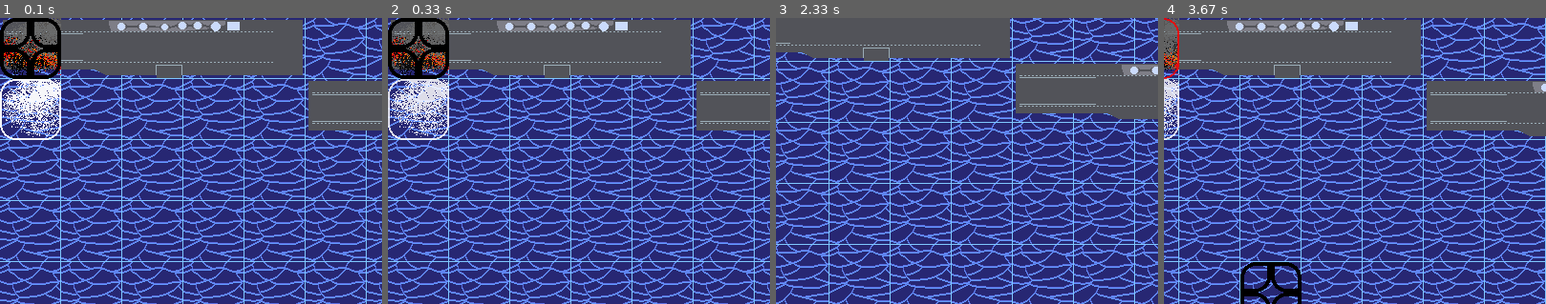
Above: before the commit, frames 1-4 (left to right).
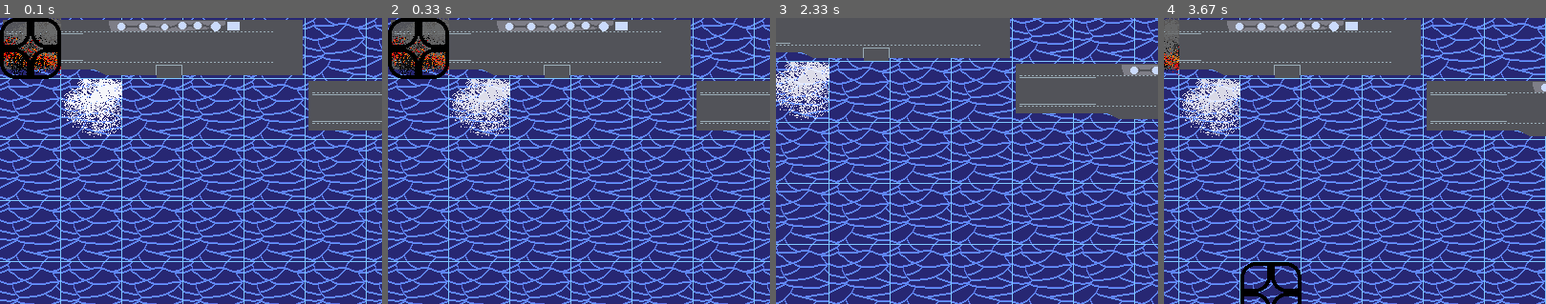
Above: after the commit, the same moments.

Repository: Tru-Dev/WWIIPacificFront
Game: pygame game, started from game/gamemodels.py
The game is run twice, just before and just after one commit, with the same random seed, the same clock (stepped at 60 frames per second) and the same inputs.
Inputs (mouse positions are % of the whole screen's width and height, from its top left):
- Up to frame 1 (0.1 s): no input
- Up to frame 2 (0.33 s): no input
- Up to frame 3 (2.33 s): hold Right 0.33-0.8 s; move the mouse to (46, 54) at 0.37 s; hold Up 0.83-1.13 s; move the mouse to (82, 47) at 0.87 s; hold Right 1.17-1.63 s; move the mouse to (26, 51) at 1.2 s; hold Left 1.67-2.2 s; move the mouse to (19, 35) at 1.7 s; hold Down from 2.23 s (still down); move the mouse to (65, 15) at 2.27 s
- Up to frame 4 (3.67 s): release Down at 2.53 s; hold Left 2.57-2.97 s; move the mouse to (62, 59) at 2.6 s; hold Up 3-3.37 s; move the mouse to (52, 16) at 3.03 s; hold Right from 3.4 s (still down); move the mouse to (14, 47) at 3.43 s
The pictures show only the part of the screen within x 0-50%, y 0-50%; the shares and areas given below are measured in that part.

The runs differ from the first frame. In frame 1, 3.4% of the frame differs, in the area x 0-32%, y 21-43%; in frame 2, 3.4%; in frame 3, 1.5%; in frame 4, 2.2%.

Commit message:
Main menu, some other changes

Diff:
--- a/game/gamemodels.py
+++ b/game/gamemodels.py
@@ -6,13 +6,12 @@
 '''
 
 from pathlib import Path
-from typing import Final, List, Tuple
+from typing import Final, List, Tuple, Union, overload
 from math import copysign
+from enum import IntFlag, auto
 
 import numpy as np
 import pygame
-from pygame.color import Color
-from pygame.cursors import sizer_y_strings
 import pygame.sprite
 import pygame.image
 import pygame.display
@@ -26,6 +25,17 @@
 
 TILE_SIZE: Final[int] = 64
 
+class OceanBGSegment(pygame.sprite.DirtySprite):
+    pass
+
+class MenuBackground(pygame.sprite.LayeredDirty):
+    def __init__(self) -> None:
+        super().__init__()
+        self.bg_base = pygame.image.load(
+            Path(__file__).parent.parent / 'assets' / 'img' / 'oceanbg.png'
+        )
+
+
 class Player:
     def __init__(self) -> None:
         pass
@@ -34,6 +44,15 @@
     pass
 
 class JapanPlayer(Player):
+    '''
+    Multiplayer-only Japan player
+    '''
+    pass
+
+class JapanCPUPlayer(Player):
+    '''
+    Regular Japan player
+    '''
     pass
 
 class SingleTileOverlay(pygame.sprite.DirtySprite):
@@ -74,7 +93,7 @@
         self.image = pygame.image.load(
             Path(__file__).parent.parent / 'assets' / 'img' / img_file
         ).convert()
-        self.image.set_colorkey(pygame.Color('#FF00FF'))
+        self.image.set_colorkey(pygame.Color('Magenta'))
         tx, ty = pos
         ox, oy = offset
         self.rect = self.image.get_rect().move(tx * TILE_SIZE, ty * TILE_SIZE)
@@ -82,7 +101,7 @@
 
         self.dirty = 2
 
-        bordercolor = Color('Red' if hit else 'White')
+        bordercolor = pygame.Color('Red' if hit else 'White')
         pygame.draw.rect(self.image, bordercolor, self.image.get_rect(), 2, 16)
 
     def update(self, *args, **kwargs) -> None:
@@ -92,37 +111,6 @@
         else:
             self.image.set_alpha(5 + mod_ticks // 8)
 
-class FiringGrid(pygame.sprite.DirtySprite):
-    def __init__(
-        self,
-        size: Tuple[int, int],
-        *groups: pygame.sprite.AbstractGroup,
-        layer: int=800,
-        offset: Tuple[int, int]=(0, 0)
-    ) -> None:
-        self._layer = layer
-        super().__init__(*groups)
-        w, h = size
-        ox, oy = offset
-        self.rect = pygame.Rect(ox, oy, w * TILE_SIZE, h * TILE_SIZE)
-        ckey = Color('Magenta')
-        self.hit_img = pygame.image.load(
-            Path(__file__).parent.parent / 'assets' / 'img' / 'hit.png'
-        )
-        self.hit_img.set_colorkey(ckey)
-        self.miss_img = pygame.image.load(
-            Path(__file__).parent.parent / 'assets' / 'img' / 'miss.png'
-        )
-        self.hit_img.set_colorkey(ckey)
-        self.hit_overlay = pygame.Surface((TILE_SIZE, TILE_SIZE))
-        self.hit_overlay.fill(ckey)
-        self.hit_overlay.set_colorkey(ckey)
-        pygame.draw.rect(self.hit_overlay, Color('Red'), self.hit_overlay.get_rect(), 2, 16)
-        self.miss_overlay = pygame.Surface((TILE_SIZE, TILE_SIZE))
-        self.miss_overlay.fill(ckey)
-        self.miss_overlay.set_colorkey(ckey)
-        pygame.draw.rect(self.miss_overlay, Color('White'), self.miss_overlay.get_rect(), 2, 16)
-
 class Ship(pygame.sprite.DirtySprite):
     def __init__(
         self,
@@ -132,12 +120,91 @@
         layer: int=10
     ):
         self._layer = layer
-        super().__init__(*groups)
         self.image = pygame.image.load(Path(__file__).parent.parent / 'assets' / 'img' / img_file)
         self.rect = self.image.get_rect()
         self.rect.topleft = pos
         self.rect.x *= TILE_SIZE
         self.rect.y *= TILE_SIZE
+        self.tile_rect = pygame.Rect(pos, (self.rect.w // TILE_SIZE, self.rect.h // TILE_SIZE))
+        super().__init__(*groups)
+
+class ShipGroup(pygame.sprite.Group):
+    def __init__(self, *sprites: Ship) -> None:
+        self.ship_tiles = {}
+        super().__init__(*sprites)
+
+    def add_internal(self, sprite: Ship) -> None:
+        super().add_internal(sprite)
+        self.ship_tiles.update({
+            (x, y): sprite
+                for x in range(sprite.tile_rect.left, sprite.tile_rect.right)
+                for y in range(sprite.tile_rect.top, sprite.tile_rect.bottom)
+        })
+
+class ShotStyle(IntFlag):
+    CLASSIC = auto()
+    CLEAN = auto()
+    BOTH = CLASSIC | CLEAN
+
+class FiringGrid(pygame.sprite.DirtySprite):
+    def __init__(
+        self,
+        size: Tuple[int, int],
+        style: ShotStyle,
+        ship_group: ShipGroup,
+        *groups: pygame.sprite.AbstractGroup,
+        layer: int=800,
+        offset: Tuple[int, int]=(0, 0)
+    ) -> None:
+        self._layer = layer
+        super().__init__(*groups)
+        w, h = size
+        ox, oy = offset
+        self.rect = pygame.Rect(ox, oy, w * TILE_SIZE, h * TILE_SIZE)
+        ckey = pygame.Color('Magenta')
+        self.image = pygame.Surface(self.rect.size)
+        self.image.fill(ckey)
+        self.image.set_colorkey(ckey)
+        self.hit_img = pygame.Surface((TILE_SIZE, TILE_SIZE))
+        self.hit_img.fill(ckey)
+        self.hit_img.set_colorkey(ckey)
+        self.miss_img = self.hit_img.copy()
+        if style & ShotStyle.CLASSIC:
+            self.hit_img.blit(pygame.image.load(
+                Path(__file__).parent.parent / 'assets' / 'img' / 'hit.png'
+            ), (0, 0))
+            self.miss_img.blit(pygame.image.load(
+                Path(__file__).parent.parent / 'assets' / 'img' / 'miss.png'
+            ), (0, 0))
+        if style & ShotStyle.CLEAN:
+            pygame.draw.rect(
+                self.hit_img, pygame.Color('Red'), self.hit_img.get_rect(), 2, 16
+            )
+            pygame.draw.rect(
+                self.miss_img, pygame.Color('White'), self.miss_img.get_rect(), 2, 16
+            )
+        self.style = style
+        self.ship_group = ship_group
+        self.shots = [[False for i in range(w)] for j in range(h)]
+        self.dirty = 2
+
+    def shoot(self, pos: Tuple[int, int]) -> bool:
+        x, y = pos
+        self.shots[y][x] = True
+        if pos in self.ship_group.ship_tiles:
+            self.image.blit(self.hit_img, (x * TILE_SIZE, y * TILE_SIZE))
+            return True
+        else:
+            self.image.blit(self.miss_img, (x * TILE_SIZE, y * TILE_SIZE))
+            return False
+
+    def update(self, *args, **kwargs) -> None:
+        mod_ticks = pygame.time.get_ticks() % 2000
+        if mod_ticks // 1000 == 0:
+            self.image.set_alpha(255 - mod_ticks // 8)
+        else:
+            self.image.set_alpha(5 + mod_ticks // 8)
+
 
 class Grid(pygame.sprite.DirtySprite):
     def __init__(self, width, height, pos_x, pos_y, color): #varibles grid has
@@ -371,35 +438,21 @@
 
     ui_group = pygame.sprite.LayeredDirty()
 
-    #Grid
-    # v1 = Grid(10, 420, 400, 310, (100,200,100))
-    # v2 = Grid(10, 420, 300, 310, (100,200,100))
-    # v3 = Grid(10, 420, 200, 310, (100,200,100))
-    # v4 = Grid(10, 420, 500, 310, (100,200,100))
-    # v5 = Grid(10, 420, 600, 310, (100,200,100))
-
-    # h1 = Grid(628, 10, 402, 200, (100,200,100))
-    # h2 = Grid(628, 10, 402, 400, (100,200,100))
-    # h3 = Grid(628, 10, 402, 300, (100,200,100))
-    # h4 = Grid(628, 10, 402, 200, (100,200,100))
-    # h1 = Grid(628, 10, 402, 500, (100,200,100))
-    # grid_group = pygame.sprite.Group()
-    # grid_group.add(v1,v2,v3,v4,v5,h1,h2,h3,h4)
-
     #Ships
 
-    ship_group = pygame.sprite.Group()
+    ship_group = ShipGroup()
     s1 = Ship((0, 0), 'essex.png', board_group, ship_group)
     s2 = Ship((5, 1), 'essex.png', board_group, ship_group)
     s3 = Ship((10, 0), 'essex.png', board_group, ship_group)
     s4 = Ship((15, 1), 'essex.png', board_group, ship_group)
     s5 = Ship((20, 0), 'essex.png', board_group, ship_group)
 
-    hit1 = FiredTile(True, (0, 0), board_group)
-    miss1 = FiredTile(False, (0, 1), board_group)
+    firegrid = FiringGrid((30, 30), ShotStyle.CLASSIC, ship_group, board_group)
+    print(firegrid.shoot((0, 0)))
+    print(firegrid.shoot((1, 1)))
 
     #Crosshair
-    crosshair = SnapCrosshair(Color('Black'), ui_group)
+    crosshair = SnapCrosshair(pygame.Color('Black'), ui_group)
 
     # pygame.mouse.set_visible(False) # hide the mouse for the crosshair
 
--- /dev/null
+++ b/game/mainmenu.py
@@ -0,0 +1,109 @@
+from pathlib import Path
+import sys
+
+import pygame
+import pygame.freetype
+import pygame.display
+import pygame.image
+import pygame.transform
+
+
+class Background(pygame.sprite.DirtySprite):
+    def __init__(self, image_file,location):
+        super().__init__()  #call Sprite initializer
+        self.image = pygame.image.load(Path(__file__).parent.parent / 'assets' / 'img' / image_file)
+        self.image = pygame.transform.scale(self.image, (800, 600))
+        self.rect = self.image.get_rect()
+
+mainClock = pygame.time.Clock()
+from pygame.locals import *
+pygame.init()
+pygame.display.set_caption('game base')
+screen = pygame.display.set_mode((800,600),0,32)
+
+font = pygame.freetype.Font(Path(__file__).parent.parent / 'assets' / 'font' / 'CutiveMono-Regular.ttf')
+
+background = Background('mback.jpg', [0,0])
+
+def draw_text(text,font,color,surface,x,y):
+    textobj = font.render(text,1,color)
+    textrect = textobj.get_rect()
+    textrect.topleft = (x,y)
+    surface.blit(textobj, textrect)
+
+def main_menu():
+    while True:
+
+        pygame.display.flip()
+        screen.blit(background.image, background.rect)
+        #screen.fill((0,0,0))
+        draw_text('Main Menu',font, (0,0,0), screen,300,50)
+
+        mx, my = pygame.mouse.get_pos()
+
+        button_1 = pygame.Rect(50,100,200,50)
+        button_2 = pygame.Rect(50,200,200,50)
+
+        if button_1.collidepoint((mx,my)):
+            if click:
+                game()
+
+        if button_2.collidepoint((mx,my)):
+            if click:
+                options()
+
+        pygame.draw.rect(screen, (255,255,255), button_1)
+        pygame.draw.rect(screen, (255,0,0), button_2)
+
+        click = False
+
+        for event in pygame.event.get():
+            if event.type == QUIT:
+                pygame.quit()
+                sys.exit()
+            if event.type == KEYDOWN:
+                if event.type == KEYDOWN:
+                    if event.key == K_ESCAPE:
+                        pygame.quit()
+                        sys.exit()
+            if event.type == MOUSEBUTTONDOWN:
+                if event.button == 1:
+                    click = True
+        pygame.display.update()
+        mainClock.tick(60)
+
+def game():
+    running = True
+    while running:
+        screen.fill((0,0,0))
+        draw_text('Game',font, (255,255,255), screen,350,50)
+
+        for event in pygame.event.get():
+            if event.type == QUIT:
+                pygame.quit()
+                sys.exit()
+            if event.type == KEYDOWN:
+                if event.type == KEYDOWN:
+                    if event.key == K_ESCAPE:
+                        running = False
+
+        pygame.display.update()
+        mainClock.tick(60)
+
+def options():
+    running = True
+    while running:
+        screen.fill((0,0,0))
+        draw_text('Options',font, (255,255,255), screen,350,50)
+        for event in pygame.event.get():
+            if event.type == QUIT:
+                pygame.quit()
+                sys.exit()
+            if event.type == KEYDOWN:
+                if event.type == KEYDOWN:
+                    if event.key == K_ESCAPE:
+                        running = False
+        pygame.display.update()
+        mainClock.tick(60)
+
+main_menu()
Binary file added: assets/img/oceanbg.png
